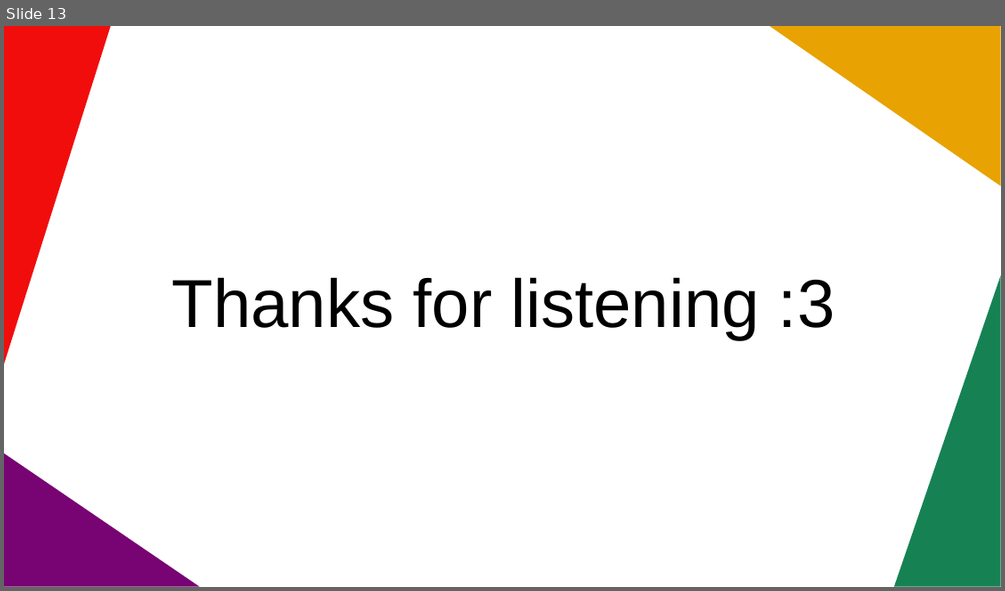
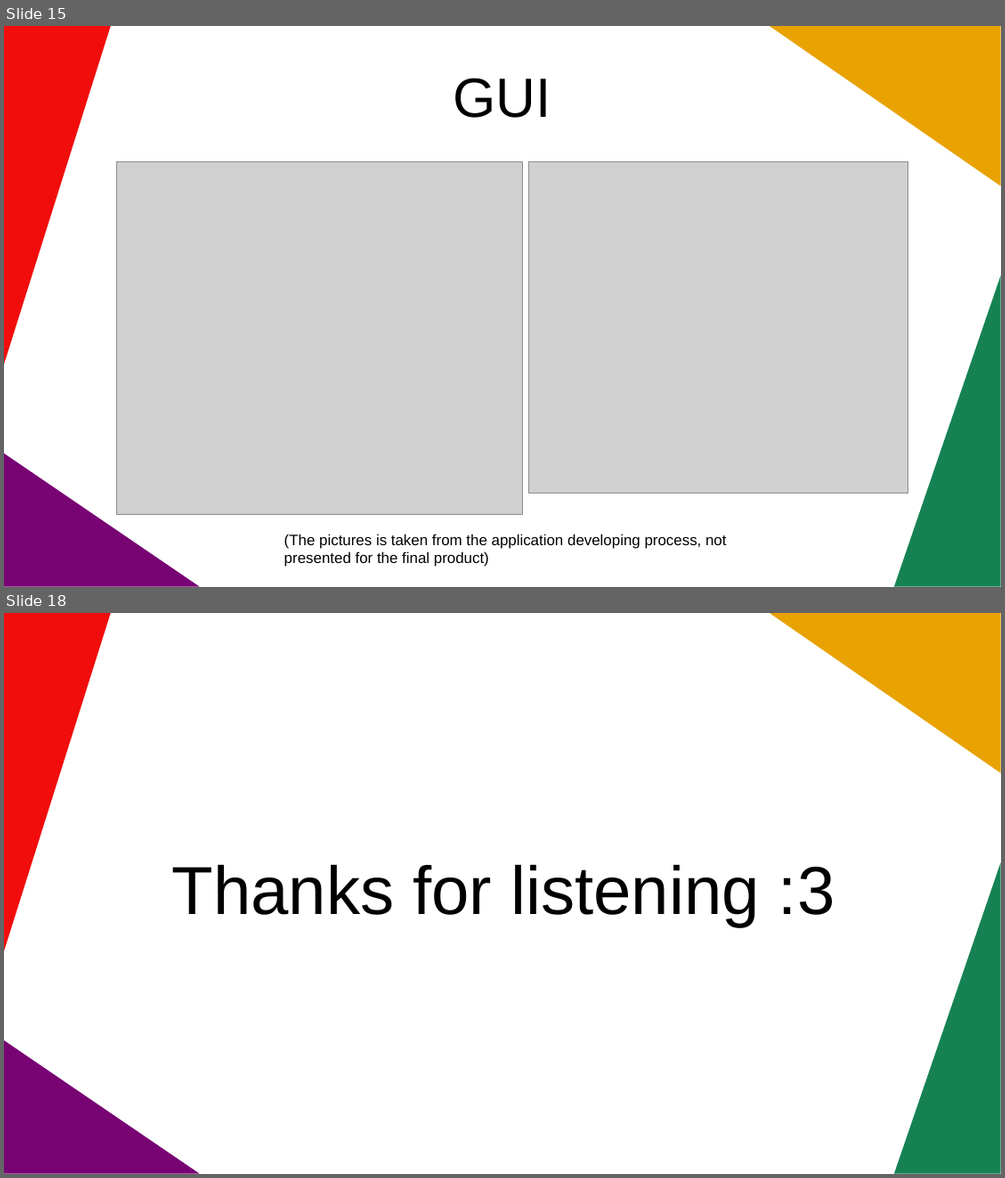
Before and after one commit to sonbeohaudau/battleship_online, a slide deck: Slide/ship.pptx. Shown one above the other, each under a label of ours: slide 13 before the commit, slides 15 and 18 after it; the slides between them are not shown. The pictures are 1005x591 and 1005x1178 pixels, drawn with LibreOffice and Linux fonts; fonts in the diff are those of the drawing; grey boxes stand for pictures. Boxes give left, top, right and bottom in pixels: in the first picture for what was removed or moved away, otherwise in the second. Text is boxed around its words. In the diff, an @@ line names an element or a change of style, - is before the commit and + after.

Commit message:
update slide

```diff
--- a/Slide/ship.pptx
+++ b/Slide/ship.pptx
@@ slide 15 added at [4, 26, 1001, 587], background #FFFFFF; not listed: 4 template elements that a slide beside it also shows @@
@@ text added at [453, 78, 551, 118], 44 pt, text #000000 @@
+GUI
@@ picture added at [117, 161, 523, 515] @@
@@ picture added at [529, 161, 908, 492] @@
@@ text added at [284, 533, 726, 566], 12 pt, text #000000 @@
+(The pictures is taken from the application developing process, not presented for the final product)
@@ what was slide 13 is now slide 18 @@
```
Also in this commit, not shown: 4 other slides added, 5 other files.
